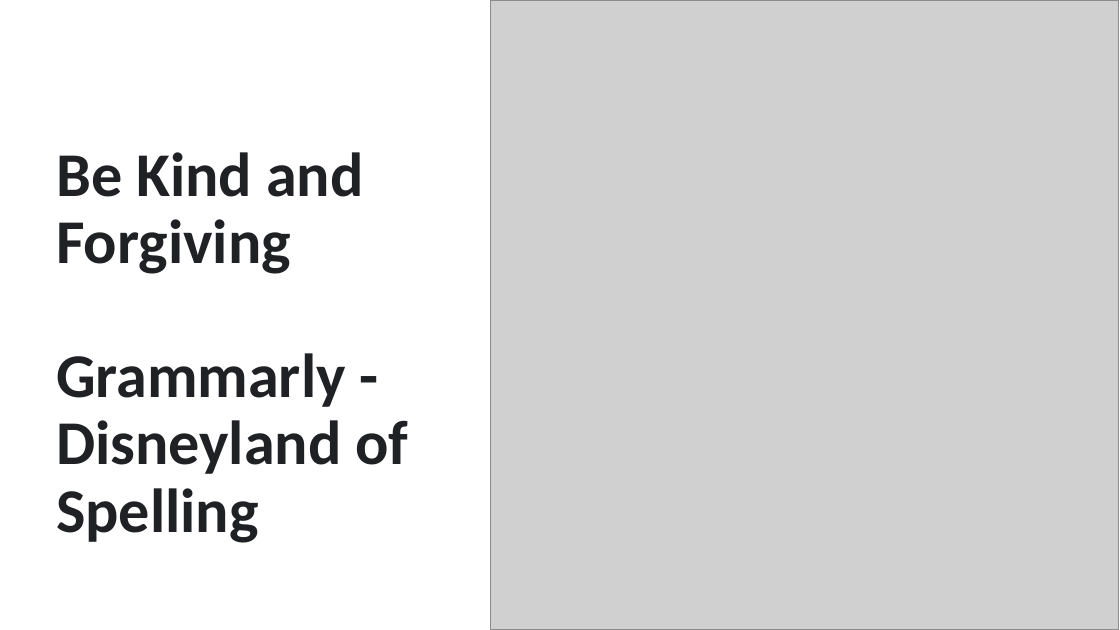
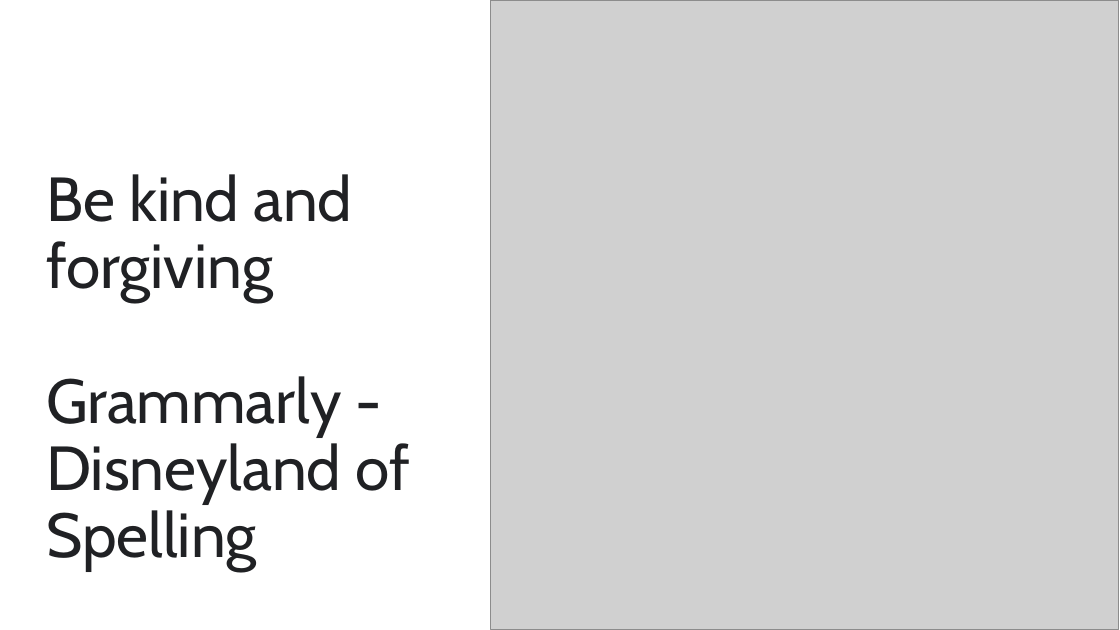
Before and after one commit to vaishnavitv/Assets-and-Publications, a slide deck: slide 19 of Speaking-Engagements/2024/Vancouver.dev/Presentation/ND-Product-Design.pptx (slide 18 before the commit). Drawn at 1120x630 pixels with LibreOffice and Linux fonts; fonts in the diff are those of the drawing; grey boxes stand for pictures. Boxes give left, top, right and bottom in pixels: in the first picture for what was removed or moved away, otherwise in the second. Text is boxed around its words. In the diff, an @@ line names an element or a change of style, - is before the commit and + after.

```diff
--- a/Speaking-Engagements/2024/Vancouver.dev/Presentation/ND-Product-Design.pptx
+++ b/Speaking-Engagements/2024/Vancouver.dev/Presentation/ND-Product-Design.pptx
@@ title at (46, 174, 409, 571): text changed; font Calibri to Cabin; bold off @@
-Be Kind and Forgiving
-Grammarly - Disneyland of Spelling
+Be kind and forgiving
+Grammarly - Disneyland of Spelling
```
Also in this commit, not shown: 15 other slides changed, 7 slides added, 4 slides removed, 1 other file.
